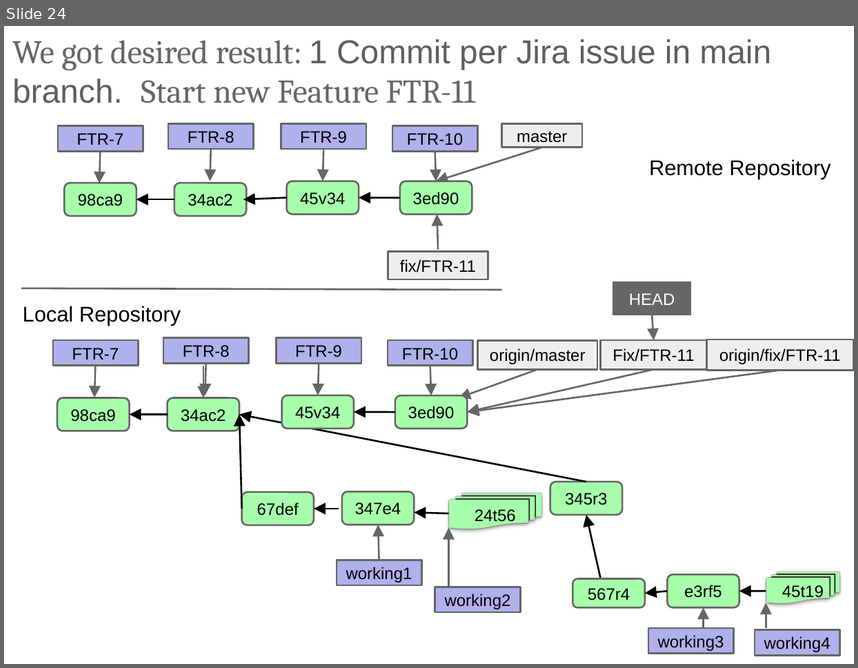
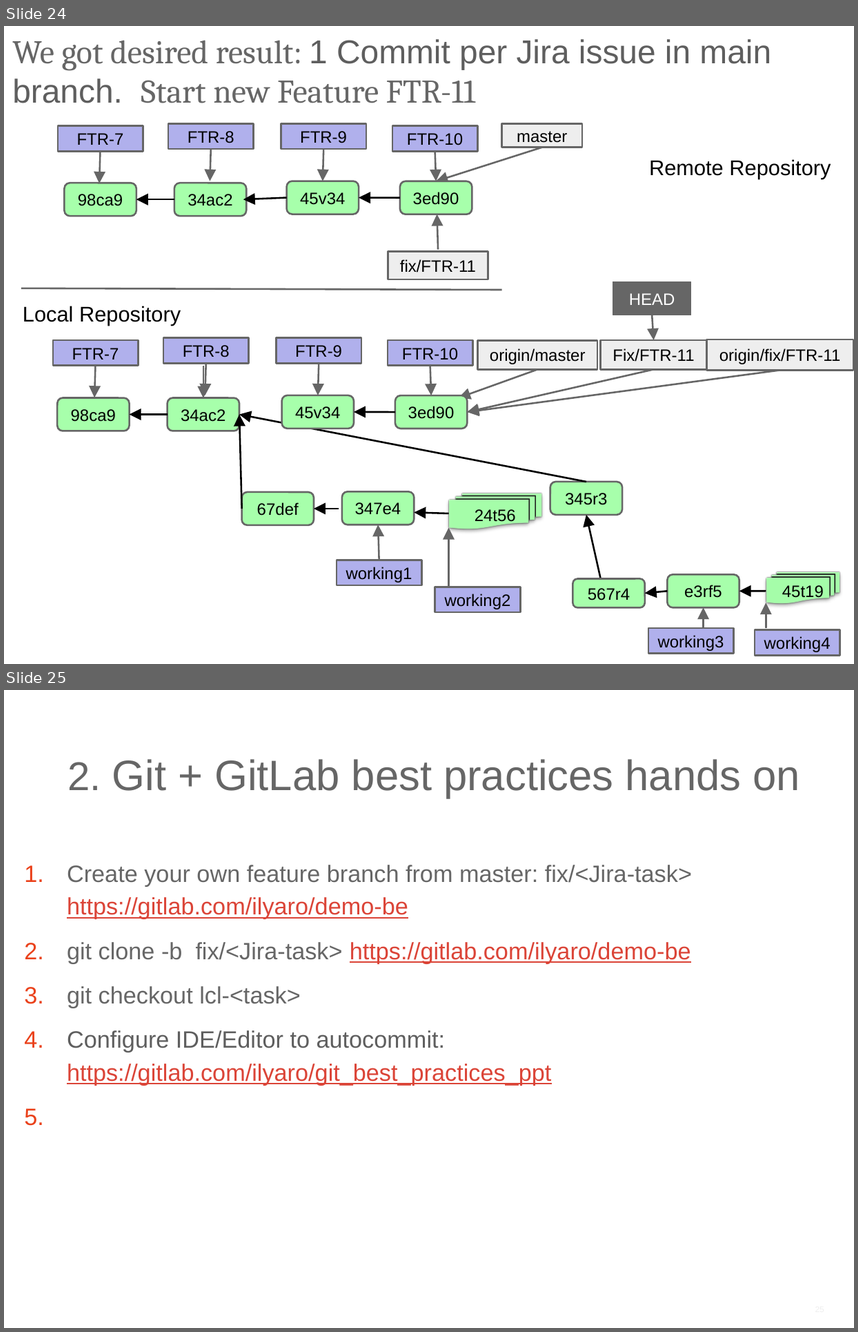
Before and after one commit to ilyaro/mysite, a slide deck: WorkStuff/Courses/Git/Git_Gitlab_Best_Practices/Git_Gitlab_BestPractices.pptx. Shown one above the other, each under a label of ours: slide 24 before the commit, slides 24 and 25 after it. The pictures are 858x668 and 858x1332 pixels, drawn with LibreOffice and Linux fonts; fonts in the diff are those of the drawing. Boxes give left, top, right and bottom in pixels: in the first picture for what was removed or moved away, otherwise in the second. Text is boxed around its words. In the diff, an @@ line names an element or a change of style, - is before the commit and + after.

```diff
--- a/WorkStuff/Courses/Git/Git_Gitlab_Best_Practices/Git_Gitlab_BestPractices.pptx
+++ b/WorkStuff/Courses/Git/Git_Gitlab_Best_Practices/Git_Gitlab_BestPractices.pptx
@@ slide 25 added at (4, 690, 854, 1328), background #FFFFFF @@
@@ title added at (67, 759, 800, 798), 36 pt, text #666666 @@
+2. Git + GitLab best practices hands on
@@ text added at (67, 865, 692, 1085), 20 pt, text #DB4437 @@
+1. Create your own feature branch from master: fix/<Jira-task> https://gitlab.com/ilyaro/demo-be
+2. git clone -b fix/<Jira-task> https://gitlab.com/ilyaro/demo-be
+3. git checkout lcl-<task>
+4. Configure IDE/Editor to autocommit:
+   https://gitlab.com/ilyaro/git_best_practices_ppt
```
Also in this commit, not shown: 5 slides changed.
